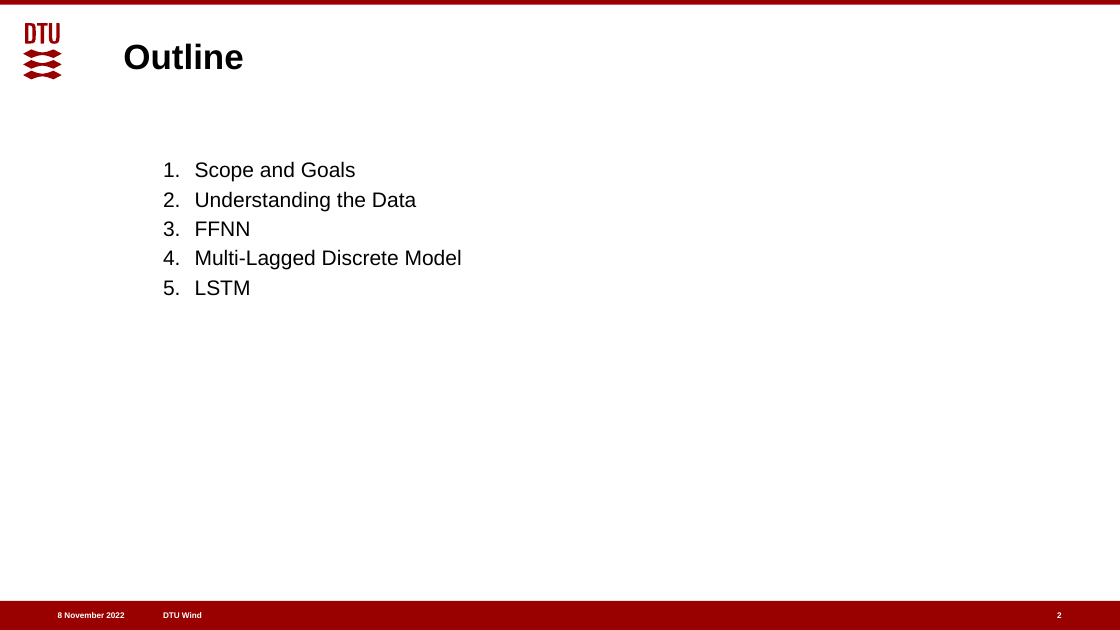
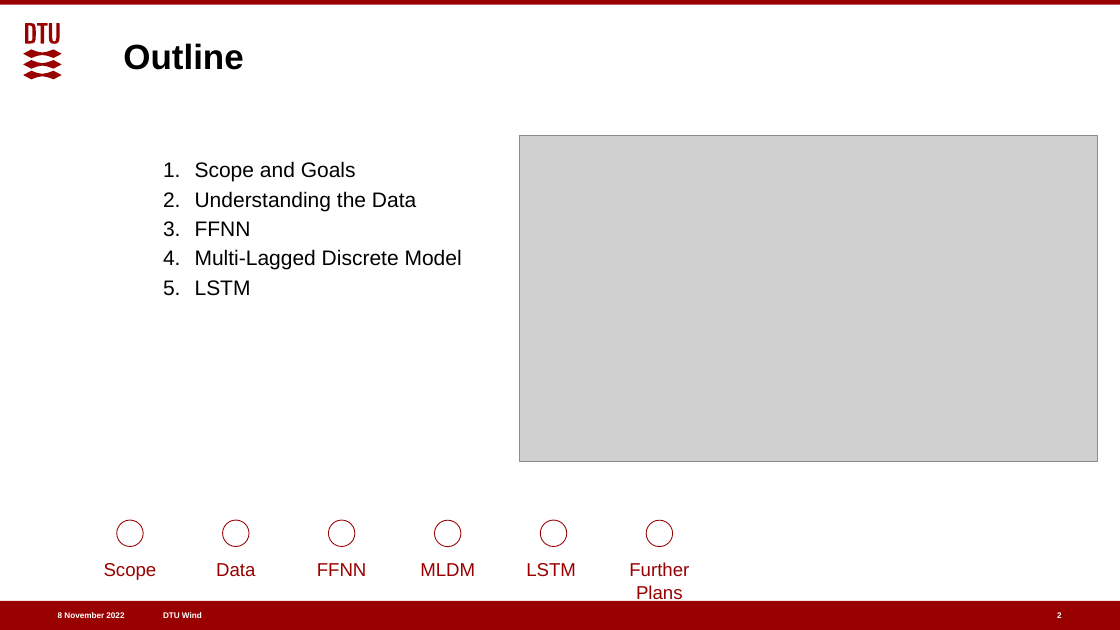
Before and after one commit to joramdevries/ProbabilisticMethods, a slide deck: slide 2 of Final_Project/FeedbackPresentation.pptx. Drawn at 1120x630 pixels with LibreOffice and Linux fonts; fonts in the diff are those of the drawing; grey boxes stand for pictures. Boxes give left, top, right and bottom in pixels: in the first picture for what was removed or moved away, otherwise in the second. Text is boxed around its words. In the diff, an @@ line names an element or a change of style, - is before the commit and + after.

```diff
--- a/Final_Project/FeedbackPresentation.pptx
+++ b/Final_Project/FeedbackPresentation.pptx
@@ picture added at <box>519,136,1098,461</box> @@
@@ ellipse added at <box>117,520,143,546</box>, outline #990000 0.75 pt @@
@@ ellipse added at <box>223,520,249,546</box>, outline #990000 0.75 pt @@
@@ ellipse added at <box>329,520,355,546</box>, outline #990000 0.75 pt @@
@@ ellipse added at <box>434,520,460,546</box>, outline #990000 0.75 pt @@
@@ ellipse added at <box>540,520,566,546</box>, outline #990000 0.75 pt @@
@@ ellipse added at <box>646,520,672,546</box>, outline #990000 0.75 pt @@
@@ text added at <box>104,563,157,580</box>, 16 pt, text #990000 @@
+Scope
@@ text added at <box>216,563,255,576</box>, 16 pt, text #990000 @@
+Data
@@ text added at <box>317,563,367,576</box>, 16 pt, text #990000 @@
+FFNN
@@ text added at <box>420,563,475,576</box>, 16 pt, text #990000 @@
+MLDM
@@ text added at <box>526,563,576,576</box>, 16 pt, text #990000 @@
+LSTM
@@ text added at <box>629,562,689,603</box>, 16 pt, text #990000 @@
+Further Plans
```
Also in this commit, not shown: 6 other slides changed, 1 slide added, 1 slide removed, 3 other files.
